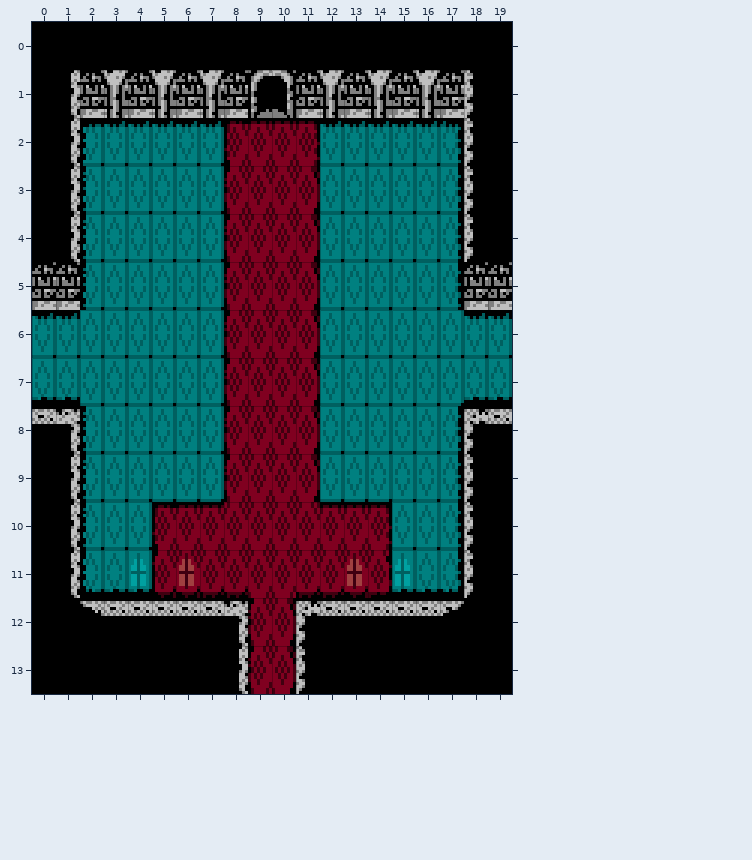
Two versions of a level (Tiled map, tiled/castle_room_24.tmx). Above is the file before it was changed.
Cells are 8x16 px. Shown: x 0..19, y 0..13.
New version:
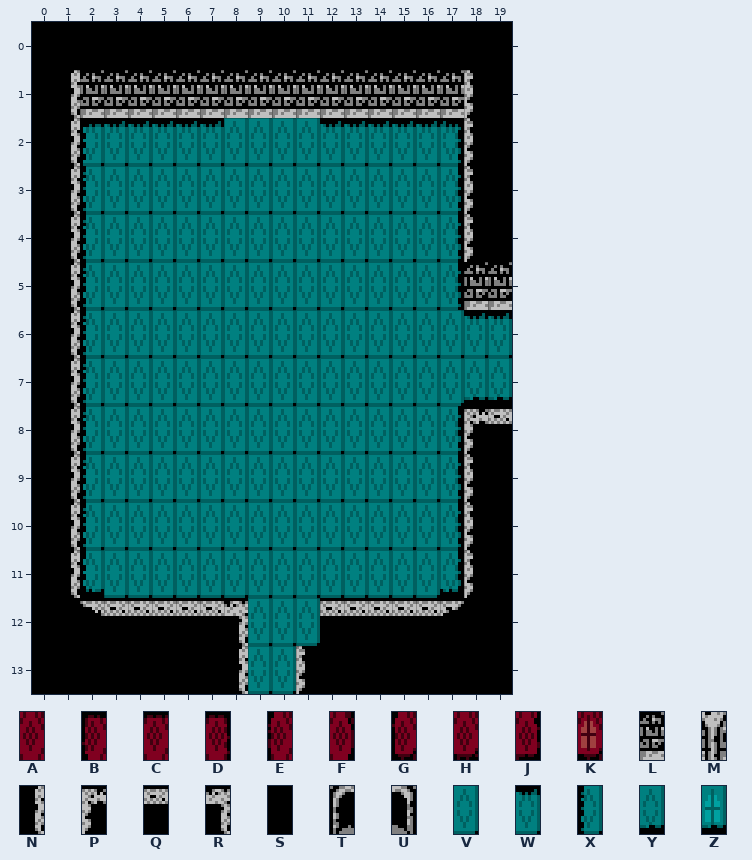
Key: from "castle_carpet": A 0, B 1, C 2, D 3, E 4, F 5, G 6, H 7, J 8, K 10; from "castle_stone": L 0, M 1, N 3, P 5, Q 6, R 7, S 8, T 11, U 12; from "castle_tile": V 0, W 2, X 4, Y 7, Z 10.
_ is an empty cell.
The edit:
Layer "Tile Layer 1":
Tile M gives way to tile L in row 1 at x 3, 5, 7, 12, 14 and 16.
Tile T gives way to tile L in row 1 at x 9.
Tile U gives way to tile L in row 1 at x 10.
Tile L gives way to tile N in row 5 at x 1.
Tile R gives way to tile N in row 8 at x 1.
Tile W gives way to tile N in row 6 at x 1.
Tile Y gives way to tile N in row 7 at x 1.
Tile L gives way to tile S in row 5 at x 0.
Tile Q gives way to tile S in row 8 at x 0.
Tile W gives way to tile S in row 6 at x 0.
Tile Y gives way to tile S in row 7 at x 0.
Tile A gives way to tile V in rows 3 to 9 at x 9 to 10; in row 10 at x 8 to 11; in row 11 at x 9 to 10.
Tile B gives way to tile V in row 2 at x 8; in row 10 at x 5.
Tile C gives way to tile V in row 2 at x 9 to 10; in row 10 at x 6 to 7 and 12 to 13.
Tile D gives way to tile V in row 2 at x 11; in row 10 at x 14.
Tile E gives way to tile V in rows 3 to 9 at x 8; in rows 12 to 13 at x 9.
Tile F gives way to tile V in rows 3 to 9 at x 11; in rows 12 to 13 at x 10.
Tile G gives way to tile V in row 11 at x 5.
Tile H gives way to tile V in row 11 at x 7 to 8 and 11 to 12.
Tile J gives way to tile V in row 11 at x 14.
Tile K gives way to tile V in row 11 at x 6 and 13.
Tile P gives way to tile V in row 12 at x 11.
Tile Y gives way to tile V in row 11 at x 3 and 16.
Tile Z gives way to tile V in row 11 at x 4 and 15.
Tile V gives way to tile X in rows 6 to 7 at x 2.
Changed places in both pictures, as pixel boxes (x1, y1, x2, y2):
changed: (104, 70, 440, 694)
changed: (32, 262, 86, 427)
